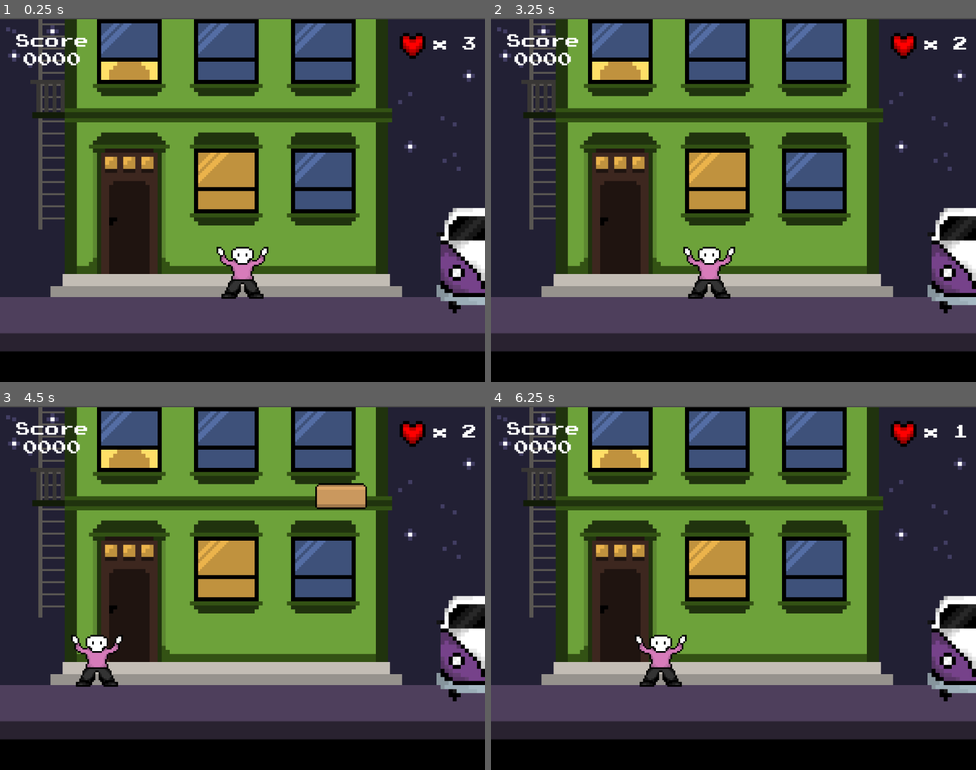
Above: before the commit, frames 1-4 (two rows, left to right).
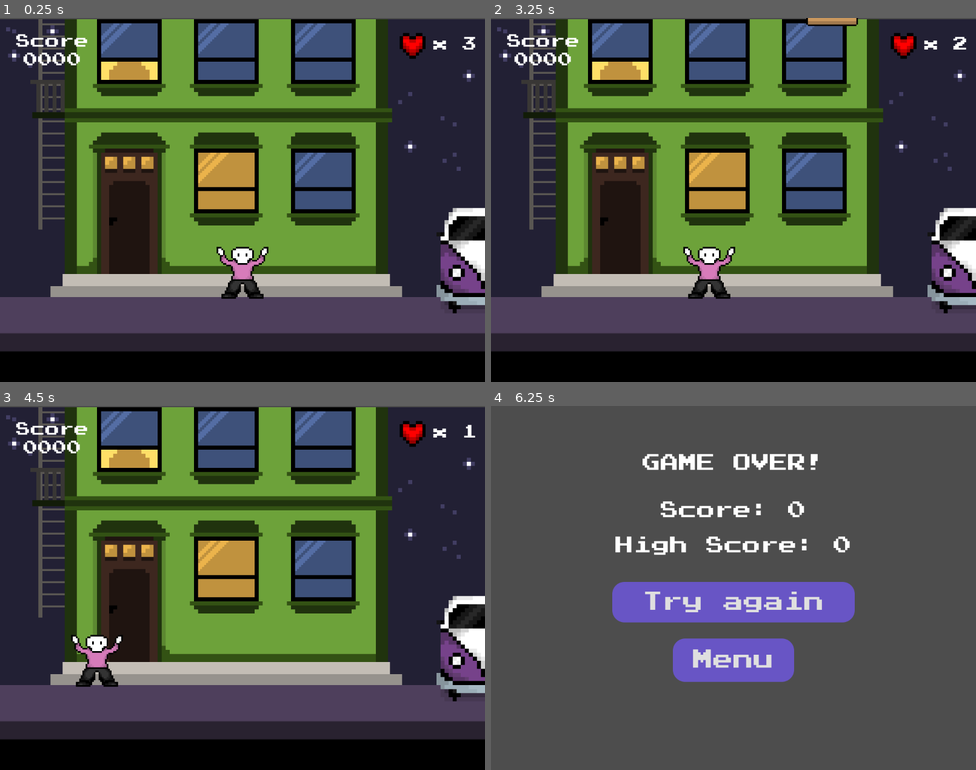
Above: after the commit, the same moments.

Repository: itstaris/amar-nao-eh-pecado
Game: Godot game, scene res://scenes/main.tscn
Two runs of this game, one before a commit and one after it. Both use one fixed random seed, a clock stepped at 60 frames per second and the inputs below.
Inputs (mouse positions are in pixels of both pictures, inside the frame that each line leads up to):
- Up to frame 1 (0.25 s): no input
- Up to frame 2 (3.25 s): tap Enter at 0.5 s; move the mouse to (840, 181) at 0.52 s; move the mouse to (636, 218) at 1.27 s; move the mouse to (782, 119) at 2.02 s; tap Space at 2.75 s; move the mouse to (709, 272) at 2.77 s
- Up to frame 3 (4.5 s): move the mouse to (388, 642) at 3.52 s; move the mouse to (97, 533) at 4.27 s
- Up to frame 4 (6.25 s): move the mouse to (757, 588) at 5.02 s; move the mouse to (660, 497) at 5.77 s

The runs differ from the first frame. In frame 1, less than 0.1% of the frame differs, in the area x 47-100%, y 74-80%; in frame 2, 0.3%; in frame 3, 0.9%; in frame 4, 89%, in the area x 0-100%, y 0-100%.

Commit message:
changed menu fonts, score stuff and tweaked code

Diff:
--- a/project.godot
+++ b/project.godot
@@ -23,3 +23,4 @@
 
 window/size/viewport_width=1200
 window/size/viewport_height=900
+window/size/resizable=false
--- a/scenes/game_over.tscn
+++ b/scenes/game_over.tscn
@@ -1,6 +1,7 @@
-[gd_scene load_steps=8 format=3 uid="uid://du205tcwcttfr"]
+[gd_scene load_steps=9 format=3 uid="uid://du205tcwcttfr"]
 
 [ext_resource type="Script" path="res://scripts/game_over.gd" id="1_vnw8g"]
+[ext_resource type="FontFile" uid="uid://dvgphr601eq8k" path="res://assets/PressStart2P.ttf" id="2_0o3x8"]
 [ext_resource type="Theme" uid="uid://djjyjcwvpshfp" path="res://font_themes/new_theme.tres" id="2_1lucm"]
 [ext_resource type="StyleBox" uid="uid://q3uws5kh1p40" path="res://font_themes/new_style_box_flat.tres" id="3_2oc3i"]
 
@@ -65,8 +66,9 @@
 offset_right = 144.0
 offset_bottom = 173.0
 grow_horizontal = 2
+theme_override_fonts/font = ExtResource("2_0o3x8")
 theme_override_font_sizes/font_size = 45
-text = ":("
+text = "GAME OVER!"
 horizontal_alignment = 1
 vertical_alignment = 1
 
@@ -80,6 +82,7 @@
 offset_right = 144.0
 offset_bottom = 290.0
 grow_horizontal = 2
+theme_override_fonts/font = ExtResource("2_0o3x8")
 theme_override_font_sizes/font_size = 45
 text = "Score:"
 horizontal_alignment = 1
@@ -95,6 +98,7 @@
 offset_right = 144.0
 offset_bottom = 377.0
 grow_horizontal = 2
+theme_override_fonts/font = ExtResource("2_0o3x8")
 theme_override_font_sizes/font_size = 45
 text = "High Score:"
 horizontal_alignment = 1
@@ -107,13 +111,15 @@
 anchor_top = 0.5
 anchor_right = 0.5
 anchor_bottom = 0.5
-offset_left = -159.0
+offset_left = -250.0
 offset_top = -15.0
-offset_right = 159.0
-offset_bottom = 84.0
+offset_right = 250.0
+offset_bottom = 85.0
 grow_horizontal = 2
 grow_vertical = 2
 theme = ExtResource("2_1lucm")
+theme_override_fonts/font = ExtResource("2_0o3x8")
+theme_override_font_sizes/font_size = 50
 theme_override_styles/focus = ExtResource("3_2oc3i")
 theme_override_styles/disabled_mirrored = ExtResource("3_2oc3i")
 theme_override_styles/disabled = ExtResource("3_2oc3i")
@@ -132,13 +138,15 @@
 anchor_top = 1.0
 anchor_right = 0.5
 anchor_bottom = 1.0
-offset_left = -78.0
-offset_top = -291.0
-offset_right = 81.0
-offset_bottom = -184.0
+offset_left = -100.0
+offset_top = -325.0
+offset_right = 100.0
+offset_bottom = -218.0
 grow_horizontal = 2
 grow_vertical = 0
 theme = ExtResource("2_1lucm")
+theme_override_fonts/font = ExtResource("2_0o3x8")
+theme_override_font_sizes/font_size = 50
 theme_override_styles/focus = ExtResource("3_2oc3i")
 theme_override_styles/hover_pressed_mirrored = ExtResource("3_2oc3i")
 theme_override_styles/hover_pressed = ExtResource("3_2oc3i")
--- a/scenes/hud.tscn
+++ b/scenes/hud.tscn
@@ -1,8 +1,9 @@
-[gd_scene load_steps=8 format=3 uid="uid://xviax3ywtwg3"]
+[gd_scene load_steps=9 format=3 uid="uid://xviax3ywtwg3"]
 
 [ext_resource type="Script" path="res://scripts/hud.gd" id="1_248bq"]
 [ext_resource type="Theme" uid="uid://djjyjcwvpshfp" path="res://font_themes/new_theme.tres" id="1_fhvkr"]
 [ext_resource type="StyleBox" uid="uid://q3uws5kh1p40" path="res://font_themes/new_style_box_flat.tres" id="2_dcdud"]
+[ext_resource type="FontFile" uid="uid://dvgphr601eq8k" path="res://assets/PressStart2P.ttf" id="2_vgn8f"]
 
 [sub_resource type="StyleBoxFlat" id="StyleBoxFlat_yj0ls"]
 bg_color = Color(0.57375, 0.535901, 0.90602, 1)
@@ -65,8 +66,9 @@
 offset_right = 144.0
 offset_bottom = 336.0
 grow_horizontal = 2
-theme_override_font_sizes/font_size = 45
-text = "Jogo maneiro"
+theme_override_fonts/font = ExtResource("2_vgn8f")
+theme_override_font_sizes/font_size = 60
+text = "Amar não é pecado"
 horizontal_alignment = 1
 vertical_alignment = 1
 
@@ -77,13 +79,15 @@
 anchor_top = 0.5
 anchor_right = 0.5
 anchor_bottom = 0.5
-offset_left = -20.5
-offset_top = -15.5
-offset_right = 20.5
-offset_bottom = 15.5
+offset_left = -200.0
+offset_top = -50.0
+offset_right = 200.0
+offset_bottom = 50.0
 grow_horizontal = 2
 grow_vertical = 2
 theme = ExtResource("1_fhvkr")
+theme_override_fonts/font = ExtResource("2_vgn8f")
+theme_override_font_sizes/font_size = 0
 theme_override_styles/focus = ExtResource("2_dcdud")
 theme_override_styles/disabled_mirrored = ExtResource("2_dcdud")
 theme_override_styles/disabled = ExtResource("2_dcdud")
@@ -102,13 +106,14 @@
 anchor_top = 1.0
 anchor_right = 0.5
 anchor_bottom = 1.0
-offset_left = -78.0
-offset_top = -355.0
-offset_right = 81.0
-offset_bottom = -248.0
+offset_left = -158.0
+offset_top = -370.0
+offset_right = 142.0
+offset_bottom = -270.0
 grow_horizontal = 2
 grow_vertical = 0
 theme = ExtResource("1_fhvkr")
+theme_override_fonts/font = ExtResource("2_vgn8f")
 theme_override_styles/focus = ExtResource("2_dcdud")
 theme_override_styles/hover_pressed_mirrored = ExtResource("2_dcdud")
 theme_override_styles/hover_pressed = ExtResource("2_dcdud")
@@ -116,6 +121,7 @@
 theme_override_styles/pressed = SubResource("StyleBoxFlat_3un74")
 theme_override_styles/normal = ExtResource("2_dcdud")
 text = "Quit"
+icon_alignment = 1
 
 [connection signal="pressed" from="Control/StartButton" to="." method="_on_start_button_pressed"]
 [connection signal="pressed" from="Control/QuitButton2" to="." method="_on_quit_button_2_pressed"]
--- a/scripts/main.gd
+++ b/scripts/main.gd
@@ -2,10 +2,7 @@
 
 @export var box_scene: PackedScene
 
-#tentativa de aumentar a velocidade com que cai as caixas
-var tempo_min = 0.5
-var tempo_max = 3.0
-var tempo = 0.0
+var tempo = 2.0
 
 func new_game():
 	$StartTimer.start()
@@ -16,8 +13,10 @@
 	new_game()
 
 func _process(delta: float):
-	tempo = lerp(tempo_max, tempo_min, 0.1)
-	#print(tempo)
+	#tempo = lerp(tempo_max, tempo_min, 0.5)
+	print(tempo)
+	adjust_time()
+	print(Global.score)
 
 func _on_start_timer_timeout() -> void:
 	caixa_spawn()
@@ -28,3 +27,13 @@
 		box.position = Vector2(randf_range(32, 1000), -40) #mudar isso depois
 		add_child(box)
 		await get_tree().create_timer(tempo).timeout
+
+func adjust_time():
+	if Global.score >= 5:
+		tempo = 1.5
+	if Global.score >= 10:
+		tempo = 1.0
+	if Global.score >= 15:
+		tempo = 0.5
+	if Global.score >= 20:
+		tempo = 0.3
Binary file changed: assets/1_caixa_test.png
Binary file changed: assets/2_caixa_test.png
Binary file changed: assets/3_caixa_test.png
Binary file changed: assets/4_caixa_test.png
Binary file changed: assets/5_caixa_test.png
Binary file changed: assets/idle_test.png
Binary file changed: assets/kombi_v1.png
Not shown: 1 places in scenes/game_over.tscn that only renumber resources
